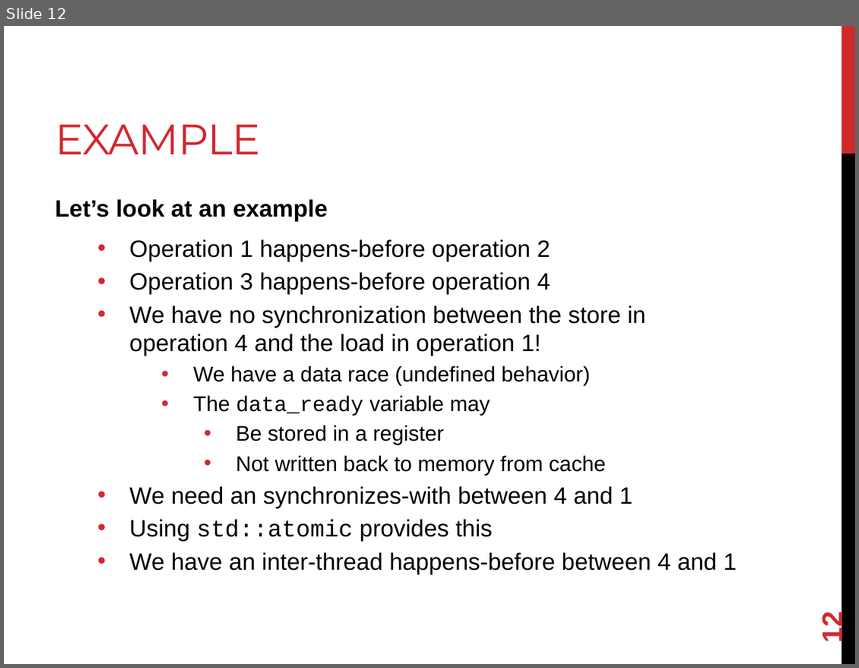
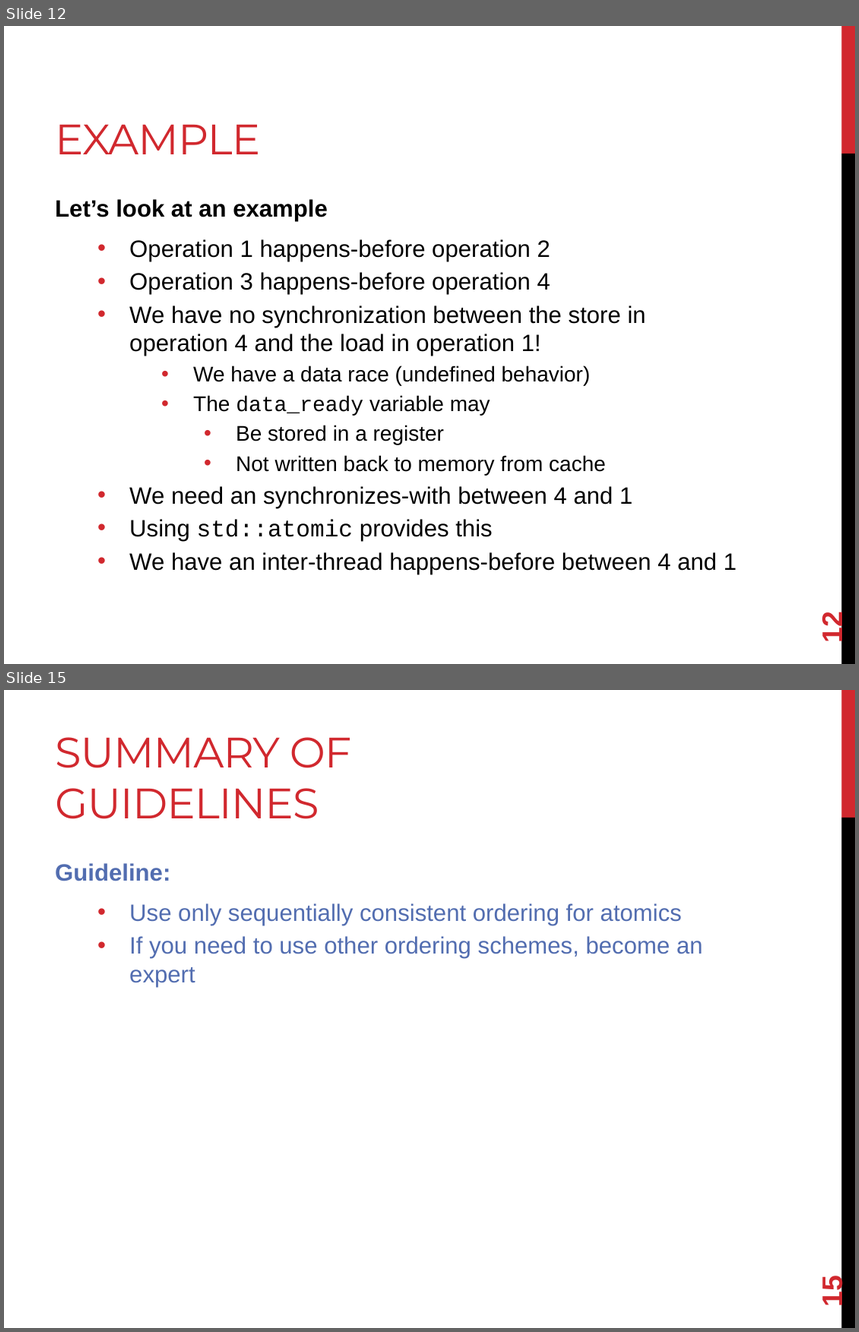
Before and after one commit to joshpeterson/DevelopingConcurrentSoftware, a slide deck: Lectures/Atomics/Atomics.pptx. Shown one above the other, each under a label of ours: slide 12 before the commit, slides 12 and 15 after it; the slides between them are not shown. The pictures are 859x668 and 859x1332 pixels, drawn with LibreOffice and Linux fonts; fonts in the diff are those of the drawing. Boxes give left, top, right and bottom in pixels: in the first picture for what was removed or moved away, otherwise in the second. Text is boxed around its words. In the diff, an @@ line names an element or a change of style, - is before the commit and + after.

Commit message:
Complete atomics lecture and new exit example.

```diff
--- a/Lectures/Atomics/Atomics.pptx
+++ b/Lectures/Atomics/Atomics.pptx
@@ slide 15 added at [4,690,855,1328], background #FFFFFF; not listed: 2 template elements that a slide beside it also shows @@
@@ title added at [55,737,352,819], 36 pt, text #D1282E @@
+SUMMARY OF GUIDELINES
@@ text added at [55,863,703,987], 20 pt, text #526DB0 @@
+Guideline:
+  • Use only sequentially consistent ordering for atomics
+  • If you need to use other ordering schemes, become an expert
@@ page number added at [816,1279,848,1306], 24 pt, text #D1282E, bold @@
+15
```
Also in this commit, not shown: 1 slide changed, 1 other slide added, 4 other files.
